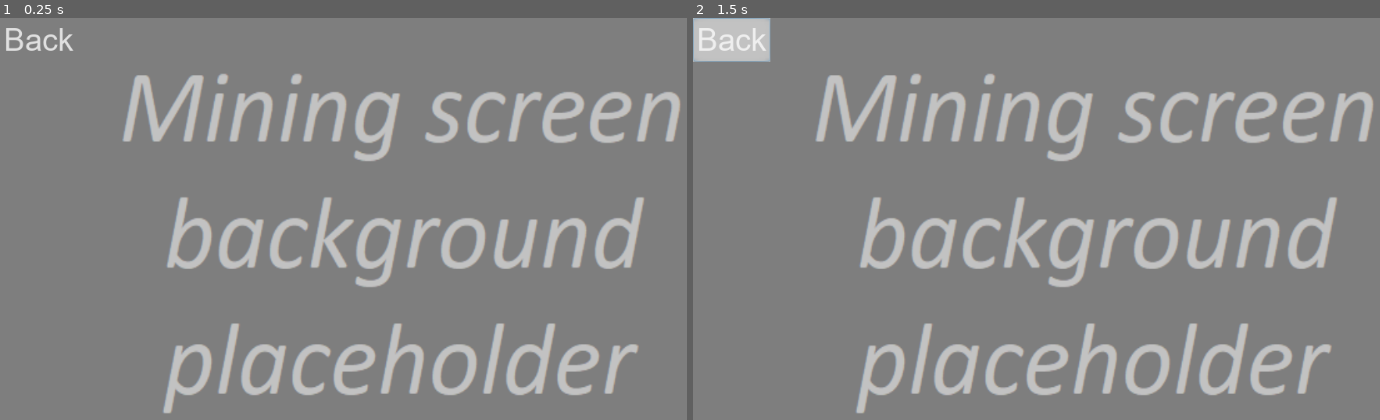
Above: before the commit, frames 1-2 (left to right).
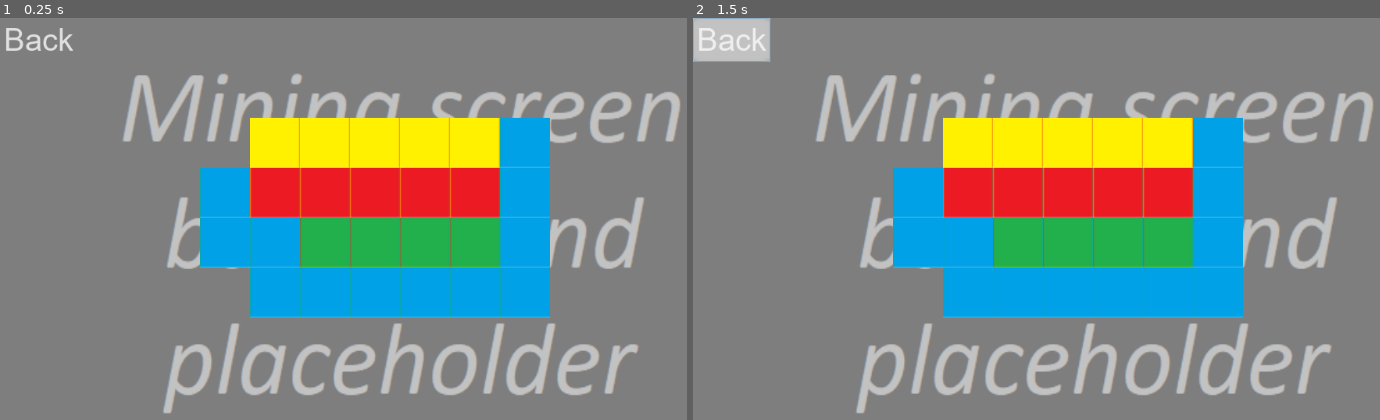
Above: after the commit, the same moments.

Repository: VB-s-game-dev-team/teraformer-game
Game: Godot game, scene res://MiningScreen/MiningScreen.tscn
Two runs of this game, one before a commit and one after it. Both use one fixed random seed, a clock stepped at 60 frames per second and the inputs below. This scene is started directly instead of the project's main scene.
Inputs (mouse positions are in pixels of both pictures, inside the frame that each line leads up to):
- Up to frame 1 (0.25 s): no input
- Up to frame 2 (1.5 s): tap Enter at 0.5 s; move the mouse to (1270, 227) at 0.52 s; click "Back" at 1.25 s

The runs differ from the first frame. In frame 1, 24% of the frame differs, in the area x 29-81%, y 24-75%; in frame 2, 24%.
Error in both runs: Invalid call. Nonexistent function 'set_screen' in base 'Nil'. (res://MiningScreen/MiningScreen.gd:9)

Commit message:
some mining screen stuff

Diff:
--- a/MiningScreen/MiningScreen.tscn
+++ b/MiningScreen/MiningScreen.tscn
@@ -1,8 +1,9 @@
-[gd_scene load_steps=4 format=2]
+[gd_scene load_steps=5 format=2]
 
 [ext_resource path="res://MiningScreen/background.png" type="Texture" id=1]
 [ext_resource path="res://global_graphics/game_theme.tres" type="Theme" id=2]
 [ext_resource path="res://MiningScreen/MiningScreen.gd" type="Script" id=3]
+[ext_resource path="res://MiningScreen/tileset.tres" type="TileSet" id=4]
 
 [node name="MiningScreen" type="MarginContainer"]
 anchor_right = 1.0
@@ -29,5 +30,9 @@
 text = "Back"
 
 [node name="GameBoard" type="TileMap" parent="."]
+scale = Vector2( 4, 4 )
+tile_set = ExtResource( 4 )
+cell_size = Vector2( 16, 16 )
 format = 1
+tile_data = PoolIntArray( 131077, 0, 0, 131078, 0, 0, 131079, 0, 0, 131080, 0, 0, 131081, 0, 0, 131082, 3, 0, 196612, 3, 0, 196613, 1, 0, 196614, 1, 0, 196615, 1, 0, 196616, 1, 0, 196617, 1, 0, 196618, 3, 0, 262148, 3, 0, 262149, 3, 0, 262150, 2, 0, 262151, 2, 0, 262152, 2, 0, 262153, 2, 0, 262154, 3, 0, 327685, 3, 0, 327686, 3, 0, 327687, 3, 0, 327688, 3, 0, 327689, 3, 0, 327690, 3, 0 )
 [connection signal="pressed" from="Container/BackButton" to="." method="_on_BackButton_pressed"]
--- /dev/null
+++ b/MiningScreen/tileset.tres
@@ -0,0 +1,51 @@
+[gd_resource type="TileSet" load_steps=2 format=2]
+
+[ext_resource path="res://MiningScreen/tileset.png" type="Texture" id=1]
+
+[resource]
+0/name = "tileset.png 0"
+0/texture = ExtResource( 1 )
+0/tex_offset = Vector2( 0, 0 )
+0/modulate = Color( 1, 1, 1, 1 )
+0/region = Rect2( 0, 0, 16, 16 )
+0/tile_mode = 0
+0/occluder_offset = Vector2( 0, 0 )
+0/navigation_offset = Vector2( 0, 0 )
+0/shapes = [ {
+"autotile_coord": Vector2( 0, 0 ),
+"one_way": false,
+"one_way_margin": 1.0,
+"shape": null,
+"shape_transform": Transform2D( 1, 0, 0, 1, 0, 0 )
+} ]
+0/z_index = 0
+1/name = "tileset.png 1"
+1/texture = ExtResource( 1 )
+1/tex_offset = Vector2( 0, 0 )
+1/modulate = Color( 1, 1, 1, 1 )
+1/region = Rect2( 16, 0, 16, 16 )
+1/tile_mode = 0
+1/occluder_offset = Vector2( 0, 0 )
+1/navigation_offset = Vector2( 0, 0 )
+1/shapes = [  ]
+1/z_index = 0
+2/name = "tileset.png 2"
+2/texture = ExtResource( 1 )
+2/tex_offset = Vector2( 0, 0 )
+2/modulate = Color( 1, 1, 1, 1 )
+2/region = Rect2( 32, 0, 16, 16 )
+2/tile_mode = 0
+2/occluder_offset = Vector2( 0, 0 )
+2/navigation_offset = Vector2( 0, 0 )
+2/shapes = [  ]
+2/z_index = 0
+3/name = "tileset.png 3"
+3/texture = ExtResource( 1 )
+3/tex_offset = Vector2( 0, 0 )
+3/modulate = Color( 1, 1, 1, 1 )
+3/region = Rect2( 48, 0, 16, 16 )
+3/tile_mode = 0
+3/occluder_offset = Vector2( 0, 0 )
+3/navigation_offset = Vector2( 0, 0 )
+3/shapes = [  ]
+3/z_index = 0
Binary file added: MiningScreen/tileset.png
Not shown, added: MiningScreen/tileset.png.import
